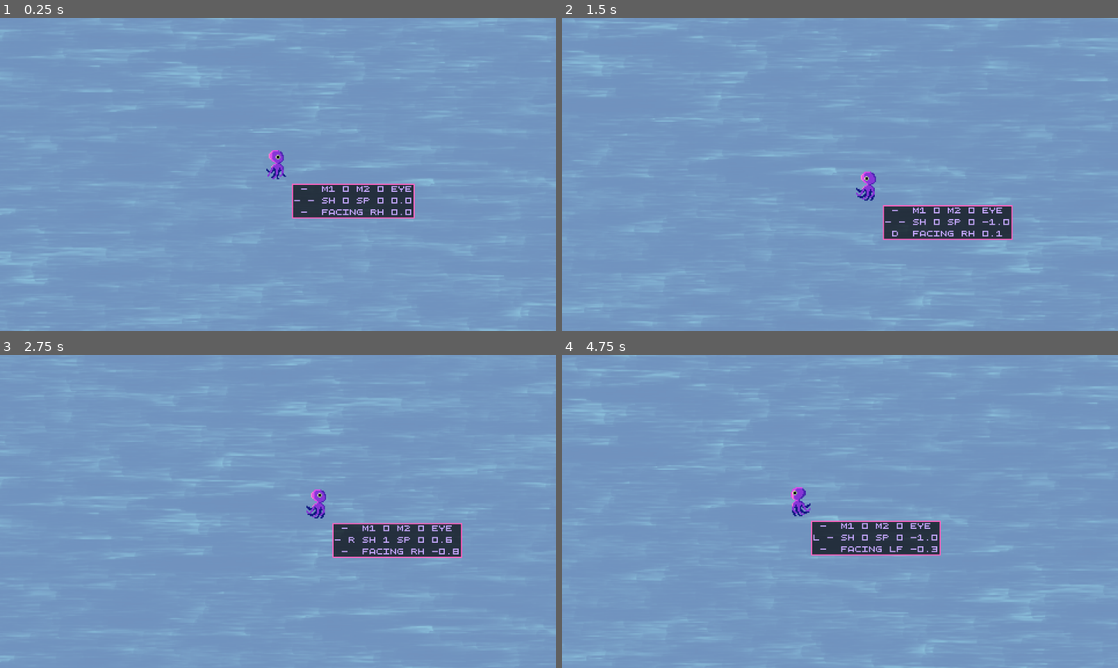
Above: before the commit, frames 1-4 (two rows, left to right).
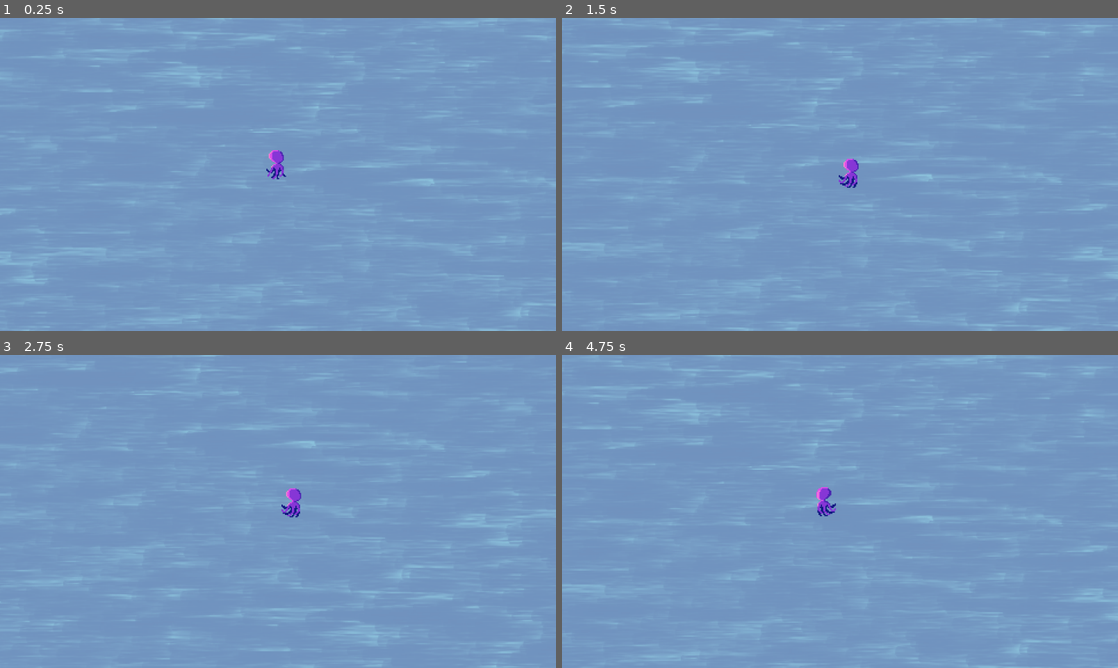
Above: after the commit, the same moments.

Repository: Igonorant/perfect-form
Game: Godot game, scene res://main.tscn
Two runs of this game, one before a commit and one after it. Both use one fixed random seed, a clock stepped at 60 frames per second and the inputs below.
Inputs (mouse positions are in pixels of both pictures, inside the frame that each line leads up to):
- Up to frame 1 (0.25 s): no input
- Up to frame 2 (1.5 s): tap Enter at 0.5 s; move the mouse to (962, 158) at 0.52 s; press the mouse at (962, 158) at 0.53 s; hold D (p_right) 0.53-1.28 s; move the mouse to (728, 190) at 1.27 s; release the mouse at (728, 190) at 1.28 s; hold S (p_down) from 1.28 s (still down); right-click (728, 190) at 1.35 s
- Up to frame 3 (2.75 s): move the mouse to (333, 442) at 2.02 s; release S (p_down) at 2.03 s; hold D (p_right) from 2.03 s (still down); hold Shift (p_shift) from 2.03 s (still down)
- Up to frame 4 (4.75 s): move the mouse to (812, 574) at 2.77 s; release D (p_right) at 2.78 s; release Shift (p_shift) at 2.78 s; hold W (p_up) 2.78-3.53 s; tap Space (p_space) at 2.85 s; click (812, 574) at 2.92 s; move the mouse to (1006, 558) at 3.52 s; press the mouse at (1006, 558) at 3.53 s; hold A (p_left) from 3.53 s (still down); move the mouse to (673, 464) at 4.27 s; release the mouse at (673, 464) at 4.28 s; right-click (673, 464) at 4.35 s

The runs differ from the first frame. In frame 1, 2.5% of the frame differs, in the area x 49-75%, y 43-65%; in frame 2, 5.1%, in the area x 0-100%, y 0-100%; in frame 3, 4.9%; in frame 4, 5.0%.

Commit message:
Minor adjustments to main scene

Diff:
--- a/main.tscn
+++ b/main.tscn
@@ -35,7 +35,7 @@
 shock_status_resistance = 0.0
 poison_effect_resistance = 0.0
 poisoned_status_resistance = 0.0
-max_speed = 200.0
+max_speed = 80.0
 acceleration_time = 0.1
 deceleration_time = 0.4
 metadata/_custom_type_script = "uid://cib84g5od1p6b"
@@ -68,6 +68,7 @@
 texture = ExtResource("1_h2yge")
 
 [node name="Player" parent="Arena" instance=ExtResource("1_ig7tw")]
+y_sort_enabled = true
 status = SubResource("Resource_h2yge")
 
 [node name="Camera2D" type="Camera2D" parent="Arena/Player"]
--- a/player/player.tscn
+++ b/player/player.tscn
@@ -1,11 +1,10 @@
-[gd_scene load_steps=14 format=3 uid="uid://ysqf1q1kqnag"]
+[gd_scene load_steps=13 format=3 uid="uid://ysqf1q1kqnag"]
 
 [ext_resource type="Script" uid="uid://rqebbcr7808k" path="res://player/player.gd" id="1_4flbx"]
 [ext_resource type="Texture2D" uid="uid://dvr3avphcd3ht" path="res://assets/player_sprite_sheet.png" id="2_hqtel"]
 [ext_resource type="Script" uid="uid://bu2ocplv3upk4" path="res://player/player_brain.gd" id="3_hqtel"]
 [ext_resource type="PackedScene" uid="uid://bcoxemkbkkffv" path="res://player/player_eye.tscn" id="3_qjkh3"]
 [ext_resource type="Script" uid="uid://b3f5cyhnvhumi" path="res://components/move.gd" id="4_sweqy"]
-[ext_resource type="PackedScene" uid="uid://bm3g1jlnpt2u6" path="res://components/debug_panel.tscn" id="5_g6k8r"]
 
 [sub_resource type="Animation" id="Animation_sweqy"]
 length = 0.001
@@ -132,12 +131,6 @@
 script = ExtResource("3_hqtel")
 metadata/_custom_type_script = "uid://bu2ocplv3upk4"
 
-[node name="DebugPanel" parent="PlayerBrain" instance=ExtResource("5_g6k8r")]
-offset_left = 12.0
-offset_top = 8.0
-offset_right = 56.0
-offset_bottom = 23.0
-
 [node name="Move" type="Node" parent="."]
 unique_name_in_owner = true
 script = ExtResource("4_sweqy")
